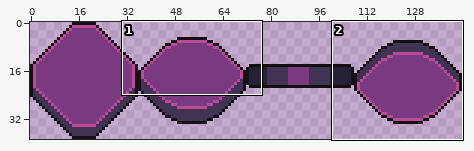
Sprite sheet, stored at assets/coins/tetrobol_nemesis.png. The first picture is a wide view before the edit; the outline marks the close-up.
Close-up. The starting point:
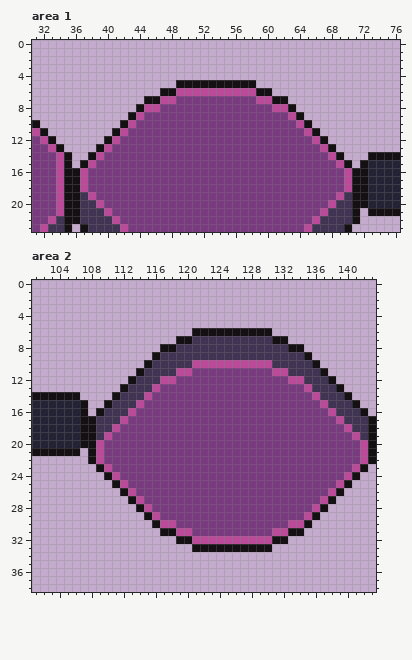
The file is 144x39 pixels. Shown: area 1: x 31..76, y 0..23; area 2: x 101..143, y 0..38.
Once edited:
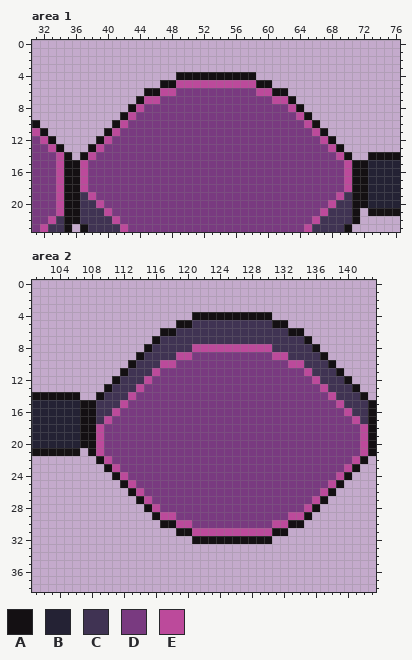
Palette (. is transparent): A #141013  B #242234  C #403353  D #793a80  E #bc4a9b
Author's note on the commit: Added custom icon/sprite for Charons Obol; added nemesis Triobol
Change:
Area 1:
y 4: x 49..58 .......... -> AAAAAAAAAA
y 5: x 47..60 ..AAAAAAAAAA.. -> AAEEEEEEEEEEAA
y 6: x 45..62 ..AAEEEEEEEEEEAA.. -> AAEEDDDDDDDDDDEEAA
y 7: x 44..48 .AAEE -> AEEDD; x 59..63 EEAA. -> DDEEA
y 8: x 43..46 .AEE -> AEDD; x 61..64 EEA. -> DDEA
y 9: x 42..44 .AE -> AED; x 63..65 EA. -> DEA
y 10: x 41..43 .AE -> AED; x 64..66 EA. -> DEA
y 11: x 40..42 .AE -> AED; x 65..67 EA. -> DEA
y 12: x 39..41 .AE -> AED; x 66..68 EA. -> DEA
y 13: x 38..40 .AE -> AED; x 67..69 EA. -> DEA
y 14: x 37..39 .AE -> AED; x 68..70 EA. -> DEA
y 15: x 36..38 .AE -> AED; x 69..71 EA. -> DEA
Area 2:
y 4: x 121..130 .......... -> AAAAAAAAAA
y 5: x 119..132 .............. -> AACCCCCCCCCCAA
y 6: x 117..134 ....AAAAAAAAAA.... -> AACCCCCCCCCCCCCCAA
y 7: x 116..120 ...AA -> ACCCC; x 131..135 AA... -> CCCCA
y 8: x 115..118 ..AA -> ACCC; x 121..130 CCCCCCCCCC -> EEEEEEEEEE; x 133..136 AA.. -> CCCA
y 9: x 114..116 ..A -> ACC; x 119..132 CCCCCCCCCCCCCC -> EEDDDDDDDDDDEE; x 135..137 A.. -> CCA
y 10: x 113..115 ..A -> ACC; x 117..134 CCCCEEEEEEEEEECCCC -> EEDDDDDDDDDDDDDDEE; x 136..138 A.. -> CCA
y 11: x 112..114 ..A -> ACC; x 116..120 CCCEE -> EDDDD; x 131..135 EECCC -> DDDDE; x 137..139 A.. -> CCA
y 12: x 111..113 ..A -> ACC; x 115..118 CCEE -> EDDD; x 133..136 EECC -> DDDE; x 138..140 A.. -> CCA
y 13: x 110..112 ..A -> ACC; x 114..116 CCE -> EDD; x 135..137 ECC -> DDE; x 139..141 A.. -> CCA
y 14: x 109..111 ..A -> ACC; x 113..115 CCE -> EDD; x 136..138 ECC -> DDE; x 140..142 A.. -> CCA
y 15: x 108..110 ..A -> ACC; x 112..114 CCE -> EDD; x 137..139 ECC -> DDE; x 141..143 A.. -> CCA
y 16: x 108..109 .A -> AC; x 111..113 CCE -> EDD; x 138..140 ECC -> DDE; x 142..143 A. -> CA
y 17: x 110..112 CCE -> EDD; x 139..141 ECC -> DDE
y 18: x 109..111 CCE -> EDD; x 140..142 ECC -> DDE
y 19: x 109..110 CE -> ED; x 141..142 EC -> DE
y 22: x 108..110 AED -> .AE; x 141..143 DEA -> EA.
y 23: x 109..111 AED -> .AE; x 140..142 DEA -> EA.
y 24: x 110..112 AED -> .AE; x 139..141 DEA -> EA.
y 25: x 111..113 AED -> .AE; x 138..140 DEA -> EA.
y 26: x 112..114 AED -> .AE; x 137..139 DEA -> EA.
y 27: x 113..115 AED -> .AE; x 136..138 DEA -> EA.
y 28: x 114..116 AED -> .AE; x 135..137 DEA -> EA.
y 29: x 115..118 AEDD -> .AEE; x 133..136 DDEA -> EEA.
y 30: x 116..120 AEEDD -> .AAEE; x 131..135 DDEEA -> EEAA.
y 31: x 117..134 AAEEDDDDDDDDDDEEAA -> ..AAEEEEEEEEEEAA..
y 32: x 119..132 AAEEEEEEEEEEAA -> ..AAAAAAAAAA..
y 33: x 121..130 AAAAAAAAAA -> ..........
